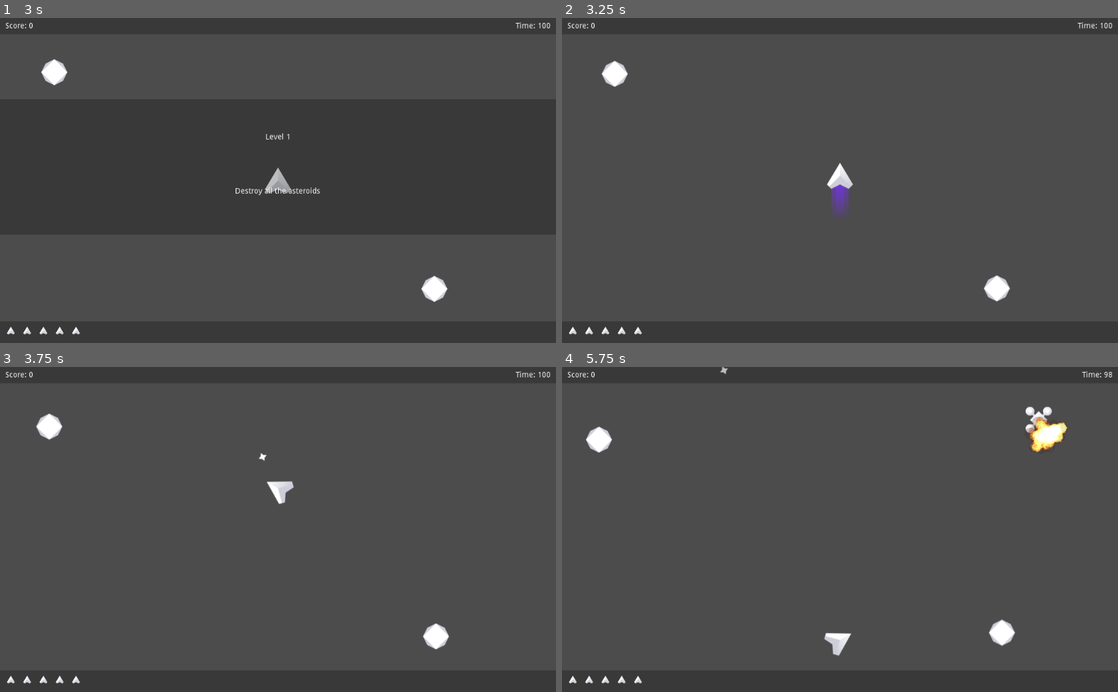
Above: before the commit, frames 1-4 (two rows, left to right).
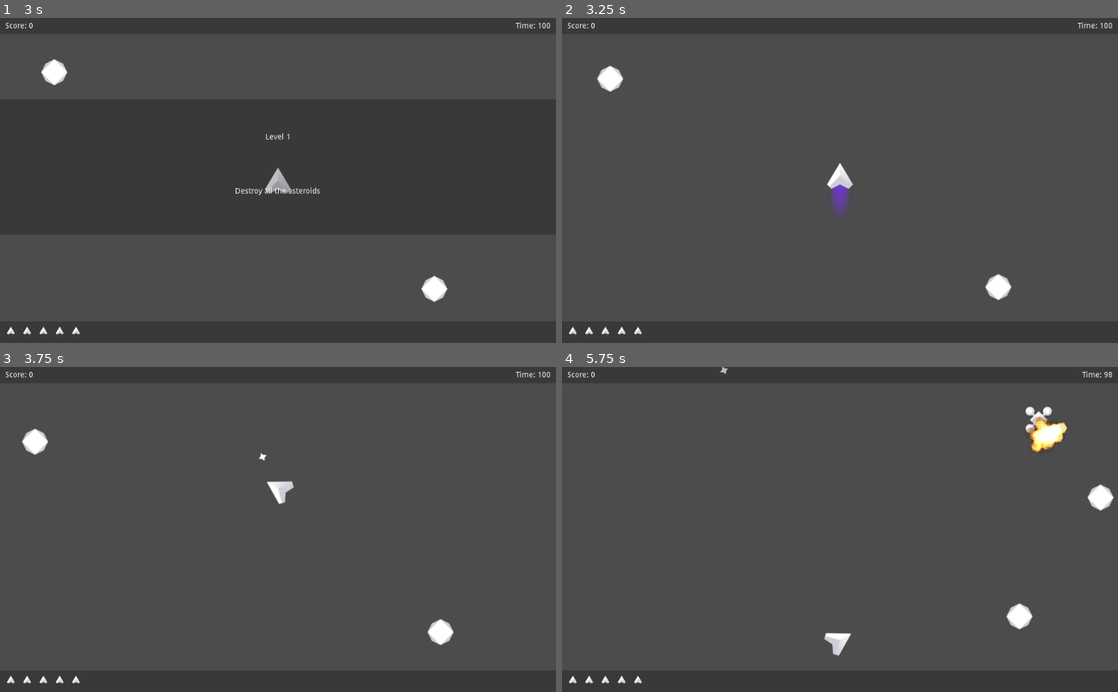
Above: after the commit, the same moments.

Repository: BL-MSCH-C220-Test/Space-Shooter-Demo
Game: Godot game, scene res://Game.tscn
Same seed, same stepped clock (60 frames per second), same inputs: the game is played once before the commit and once after it.
Inputs:
- Up to frame 1 (3 s): tap Enter at 0.5, 2 s; hold D (right) 0.53-1.28 s; tap Space (shoot) at 0.6, 1.25, 1.35, 2.1, 2.75, 2.85 s; hold A (left) 1.28-2.03 s; hold D (right) 2.03-2.78 s; hold W (forward) from 2.78 s (still down)
- Up to frame 2 (3.25 s): keep holding W (forward)
- Up to frame 3 (3.75 s): release W (forward) at 3.53 s; hold A (left) from 3.53 s (still down); tap Space (shoot) at 3.6 s
- Up to frame 4 (5.75 s): keep holding A (left); tap Space (shoot) at 4.35, 5.1 s

Frame 1 is identical in both runs. In frame 2, 0.3% of the frame differs, in the area x 6-81%, y 13-88%; in frame 3, 0.7%; in frame 4, 1.1%, in the area x 4-100%, y 18-86%.

Commit message:
Initial commit

Diff:
--- a/Asteroid/Asteroid.gd
+++ b/Asteroid/Asteroid.gd
@@ -1,7 +1,8 @@
-extends RigidBody2D
+extends KinematicBody2D
 
-var initial_speed = 50
-var small_speed = 200
+var initial_speed = 3
+var small_speed = 5
+var velocity = Vector2.ZERO
 
 var health = 5
 onready var Asteroid_small = load("res://Asteroid/Asteroid_small.tscn")
@@ -9,13 +10,12 @@
 
 func _ready():
 	var i = Vector2(0,randf()*initial_speed).rotated(randf()*2*PI)
-	apply_central_impulse(i)
+	velocity = i
 
-func _integrate_forces(state):
-	var t = state.get_transform()
-	t.origin.x = wrapf(t.origin.x,0,Global.VP.x)
-	t.origin.y = wrapf(t.origin.y,0,Global.VP.y)
-	state.set_transform(t)
+func _physics_process(_delta):
+	position += velocity
+	position.x = wrapf(position.x,0,Global.VP.x)
+	position.y = wrapf(position.y,0,Global.VP.y)
 
 func damage(d):
 	health -= d
@@ -27,7 +27,7 @@
 				var asteroid_small = Asteroid_small.instance()
 				var dir = randf()*2*PI
 				var i = Vector2(0,randf()*small_speed).rotated(dir)
-				Asteroid_Container.add_child(asteroid_small)
+				Asteroid_Container.call_deferred("add_child", asteroid_small)
 				asteroid_small.position = position + s.rotated(dir)
-				asteroid_small.apply_central_impulse(i)
+				asteroid_small.velocity = i
 		queue_free()
--- a/Asteroid/Asteroid.tscn
+++ b/Asteroid/Asteroid.tscn
@@ -1,18 +1,9 @@
-[gd_scene load_steps=4 format=2]
+[gd_scene load_steps=3 format=2]
 
 [ext_resource path="res://Asteroid/Asteroid.gd" type="Script" id=1]
 [ext_resource path="res://Assets/Meteor.png" type="Texture" id=2]
 
-[sub_resource type="PhysicsMaterial" id=1]
-rough = true
-bounce = 0.1
-absorbent = true
-
-[node name="Asteroid" type="RigidBody2D"]
-mode = 2
-mass = 100.0
-physics_material_override = SubResource( 1 )
-gravity_scale = 0.0
+[node name="Asteroid" type="KinematicBody2D"]
 script = ExtResource( 1 )
 
 [node name="Sprite" type="Sprite" parent="."]
--- a/Asteroid/Asteroid_small.gd
+++ b/Asteroid/Asteroid_small.gd
@@ -1,12 +1,12 @@
-extends RigidBody2D
+extends KinematicBody2D
 
 var health = 5
+var velocity = Vector2.ZERO
 
-func _integrate_forces(state):
-	var t = state.get_transform()
-	t.origin.x = wrapf(t.origin.x,0,Global.VP.x)
-	t.origin.y = wrapf(t.origin.y,0,Global.VP.y)
-	state.set_transform(t)
+func _physics_process(_delta):
+	position += velocity
+	position.x = wrapf(position.x,0,Global.VP.x)
+	position.y = wrapf(position.y,0,Global.VP.y)
 
 func damage(d):
 	health -= d
--- a/Asteroid/Asteroid_small.tscn
+++ b/Asteroid/Asteroid_small.tscn
@@ -1,18 +1,9 @@
-[gd_scene load_steps=4 format=2]
+[gd_scene load_steps=3 format=2]
 
 [ext_resource path="res://Asteroid/Asteroid_small.gd" type="Script" id=1]
 [ext_resource path="res://Assets/Meteor_small.png" type="Texture" id=2]
 
-[sub_resource type="PhysicsMaterial" id=1]
-rough = true
-bounce = 0.2
-absorbent = true
-
-[node name="Asteroid_small" type="RigidBody2D"]
-mode = 2
-mass = 30.0
-physics_material_override = SubResource( 1 )
-gravity_scale = 0.0
+[node name="Asteroid_small" type="KinematicBody2D"]
 script = ExtResource( 1 )
 
 [node name="Sprite" type="Sprite" parent="."]
